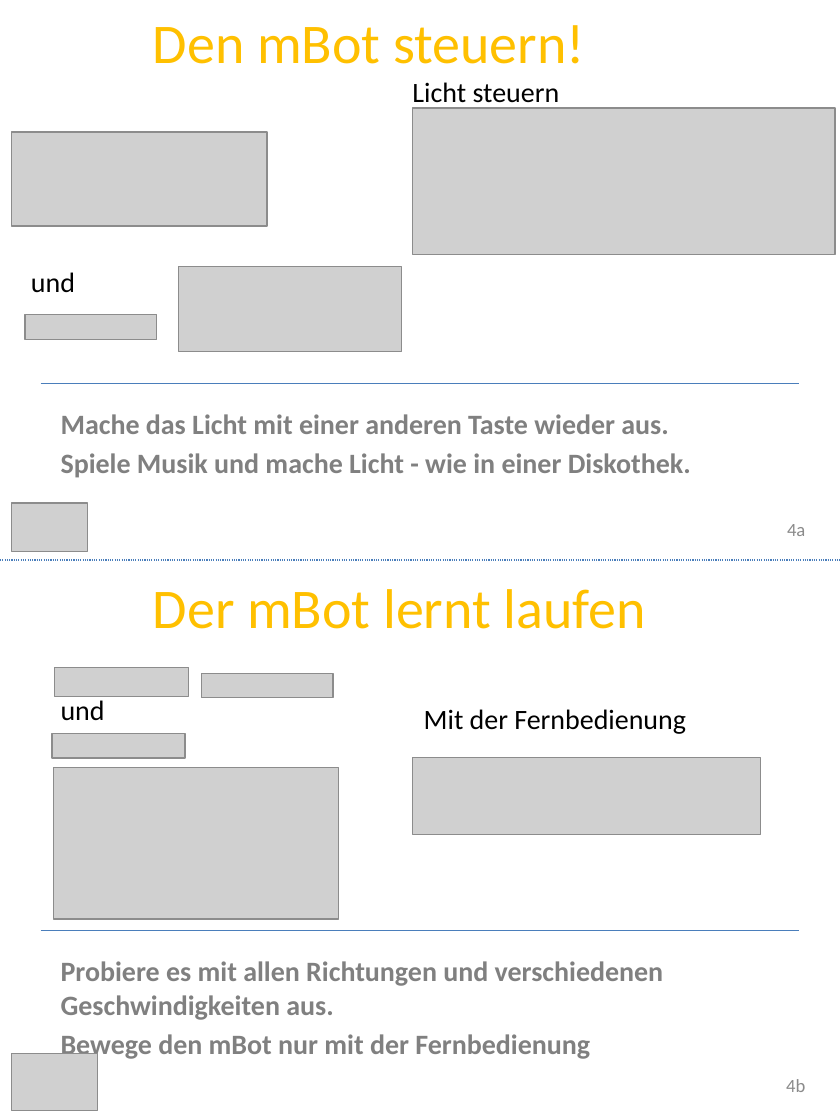
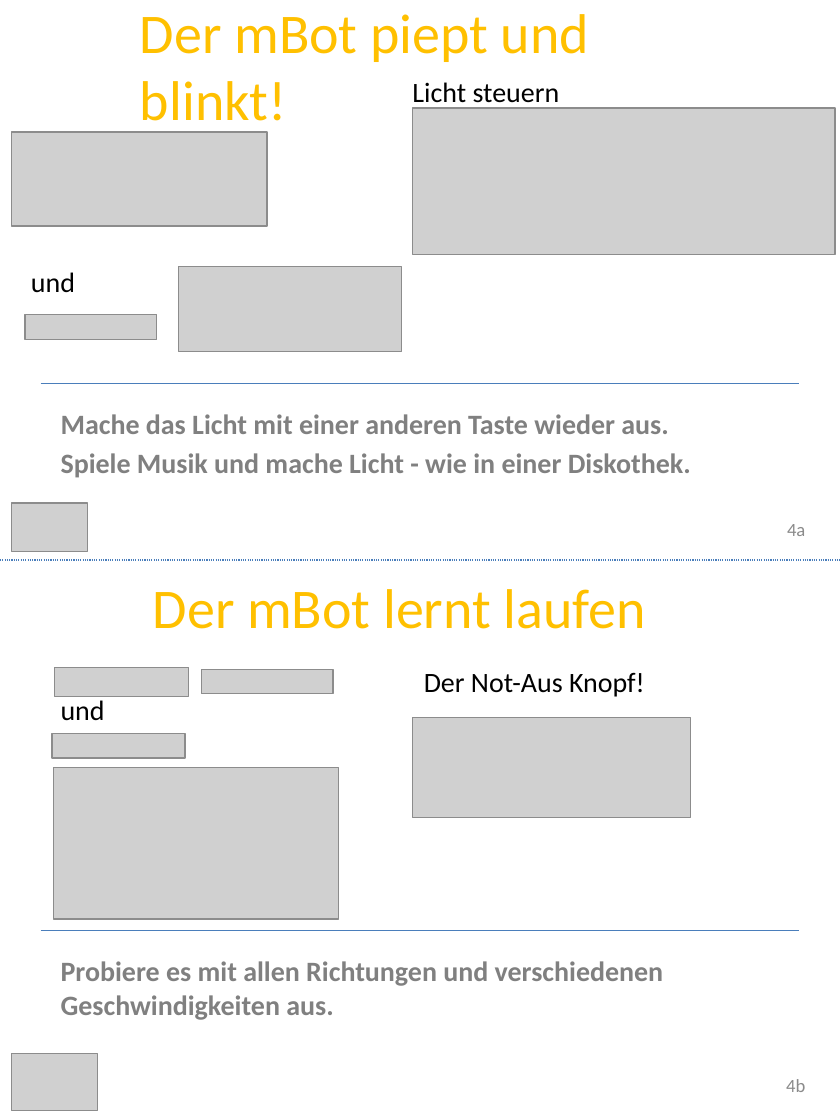
Before and after one commit to Devoxx4KidsDE/workshop-mbot, a slide deck: slide 4 of d4k Workshop mbot.pptx. Drawn at 840x1120 pixels with LibreOffice and Linux fonts; fonts in the diff are those of the drawing; grey boxes stand for pictures; background and template pictures are left out. Boxes give left, top, right and bottom in pixels: in the first picture for what was removed or moved away, otherwise in the second. Text is boxed around its words. In the diff, an @@ line names an element or a change of style, - is before the commit and + after.

```diff
--- a/d4k Workshop mbot.pptx
+++ b/d4k Workshop mbot.pptx
@@ text at [140, 14, 589, 133]: text changed @@
-Den mBot steuern!
+Der mBot piept und blinkt!
@@ picture: place and size @@
-picture at [202, 673, 334, 698]
+picture at [202, 670, 334, 694]
@@ text at [424, 672, 645, 697]: text changed @@
-Mit der Fernbedienung
+Der Not-Aus Knopf!
@@ picture added at [413, 717, 691, 818] @@
@@ picture removed at [413, 757, 760, 834] @@
@@ text at [61, 1034, 590, 1061]: paragraph removed @@
-Bewege den mBot nur mit der Fernbedienung
```
Also in this commit, not shown: 3 other slides changed, 1 slide added, 1 other file.
